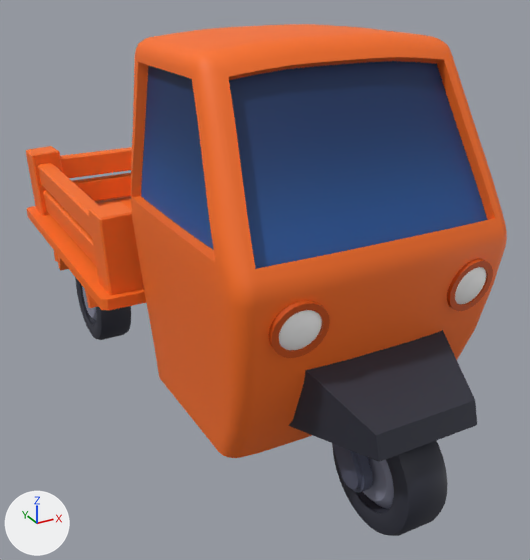
An edit to the FBX model Unity/Assets/_SCGameJam/FBX/Cars/Car_4.fbx, drawn before and after from the same camera.
Rendered twice from a camera (50 mm lens) standing at (-5.19, -10.29, 6.95) and looking at (0.16, -0.57, 2.09). The axes (+X, +Y, +Z) are drawn at lower left. The lights are the same throughout. The first picture is the older version. Where no turn or scale is listed for an object, it has been applied to the vertices. Vertices at exactly the same position are counted once.
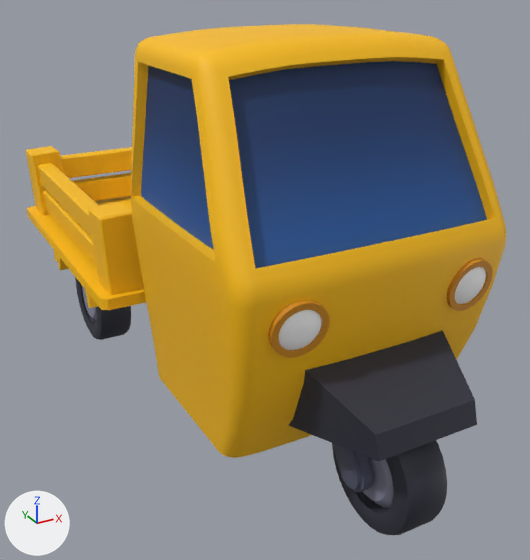
Commit message: Add new car models

Where the newer file only moved an object's origin or applied its transform, the numbers keep the older frame.

Location of each change, [x1, y1, x2, y2] in pixels of the pictures (530 x 560 px; the box of a moved part takes in the faces that stretch with it):
'Cube.056', reshaped
    before: [26, 24, 507, 536]
    after: [26, 24, 506, 535]
part 1 of me_cube_078, moved or reshaped
    before: [289, 330, 477, 462]
    after: [289, 330, 477, 461]
part 2 of me_cube_078, moved or reshaped
    before: [89, 202, 143, 295]
    after: [88, 202, 143, 295]
part 3 of me_cube_078, recoloured (orange to yellow)
    both: [26, 24, 506, 535]

The change, as a diff of the scene's bpy script:
```diff
--- a/Unity/Assets/_SCGameJam/FBX/Cars/Car_4.fbx.py
+++ b/Unity/Assets/_SCGameJam/FBX/Cars/Car_4.fbx.py
@@ img_tex_car_png @@
+img_tex_car_png = load_image('Tex_Car.png', '_unpacked/Tex_Car.png', 1024, 1024, 'sRGB')
@@ mat_material_011 @@
+mat_material_011 = principled_material('Material.011')
+mat_material_011.texture = img_tex_car_png  # with its transparency
+mat_material_011.roughness = 0.586
@@ me_cube_078 @@
 # used by ob_cube_056; location = (0.0, 0.0, 0.0)
-me_cube_078.from_pydata(...)  # 3587 vertices, 3297 faces; spans x -2.48..2.48, y -5.03..5.01, z 0.0..6.11
+me_cube_078.from_pydata(...)  # 3587 vertices, 3297 faces; spans x -2.48..2.48, y -5.02..5.02, z 0.0..6.11
+# me_cube_078 part 1: the loose piece of 24 vertices spanning x -1.17..1.16, y -4.92..-2.92, z 1.26..2.53 is moved by (0.0, 0.01, 0.0), in mat_material_011 (picture img_tex_car_png)
+# me_cube_078 part 2: 3416 vertices moved from x -2.48..2.48, y -5.03..5.01, z 0.0..6.11 to x -2.48..2.48, y -5.02..5.02, z 0.0..6.11; 130 vertices removed from x -2.36..2.36, y -0.1..3.02, z 0.62..3.44; 130 vertices added at x -2.36..2.36, y -0.09..3.03, z 0.62..3.44
+# me_cube_078 part 3: 3145 faces spanning x -2.48..2.48, y -5.02..5.02, z 0.0..6.11 switch from mat_material_009 (picture img_tex_car_o_png) to mat_material_011 (picture img_tex_car_png)
+# other edits to the shape of me_cube_078 do not show in these pictures
```
